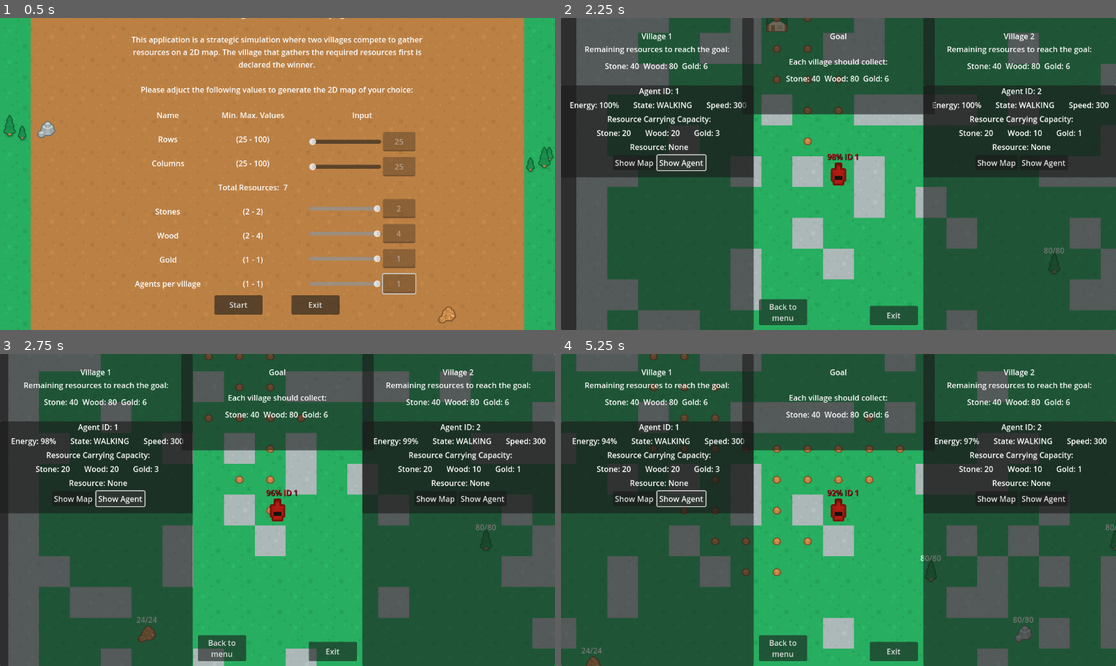
Above: before the commit, frames 1-4 (two rows, left to right).
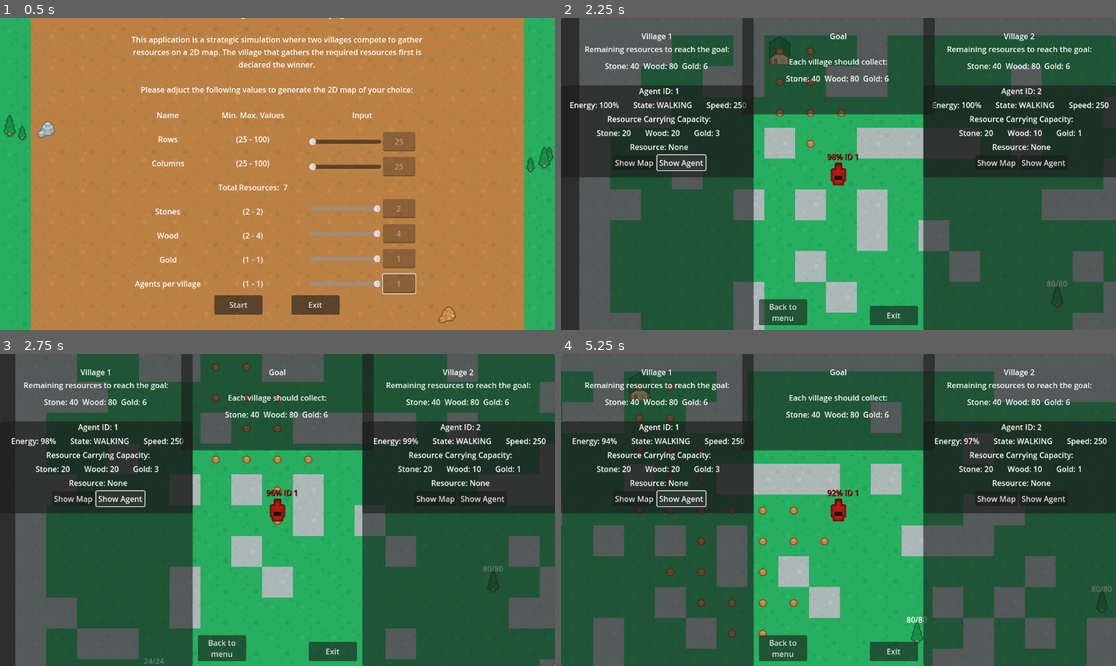
Above: after the commit, the same moments.

Repository: ApostolisSiampanis/intelligent-agents
Game: Godot game, scene res://scenes/input_screen.tscn
Same seed, same stepped clock (60 frames per second), same inputs: the game is played once before the commit and once after it.
Inputs:
- Up to frame 1 (0.5 s): no input
- Up to frame 2 (2.25 s): click "Start" at 0.5 s; click "Show Map" at 1.25 s; click "Show Agent" at 2 s
- Up to frame 3 (2.75 s): no input
- Up to frame 4 (5.25 s): click "Show Map" at 2.75 s; click "Show Agent" at 3.5 s; click "Show Map" at 4.25 s; click "Show Agent" at 5 s

Frame 1 is identical in both runs. In frame 2, 28% of the frame differs, in the area x 2-100%, y 0-100%; in frame 3, 26%; in frame 4, 30%, in the area x 0-100%, y 0-100%.

Commit message:
Update agent.gd
- Update speed values.
- Remove print statements.
- Check if energy value is negative number, set it to 0.

Diff:
--- a/scripts/agent.gd
+++ b/scripts/agent.gd
@@ -21,7 +21,7 @@
 		"""
 		energy_loss_value = 1 if bits[1] == "0" else 2
 		energy_gain_value = 5 if bits[2] == "0" else 10
-		speed = 300 if bits[3] == "0" else 350
+		speed = 250 if bits[3] == "0" else 300
 		gold_carry_capacity = 1 if get_carry_capacity_bits(Village.ResourceType.GOLD) == "0" else 3
 
 		var wood_bits = get_carry_capacity_bits(Village.ResourceType.WOOD)
@@ -127,7 +127,6 @@
 
 	current_state = State.DECIDING
 	choose_search_algorithm()
-	print("Agent is at x: " + str(position.x) + " y: " + str(position.y))
 
 func _physics_process(delta):
 	if current_state == State.IDLE || current_state == State.REFILLING: return
@@ -199,7 +198,6 @@
 func explore(current_tile_pos: Vector2i):
 	var next_tile_pos = not_visited.pop_front()
 
-	# TODO: Remove
 	if next_tile_pos == null:
 		change_goal(spawn_tile_type)
 		return
@@ -275,7 +273,6 @@
 
 		# Drop any carrying resources
 		if current_carrying_resource:
-			print("Drop resource: " + str(current_carrying_resource.quantity) + " " + str(current_carrying_resource.type))
 			game_manager.drop_resource(self)
 
 		# Check if agent needs to refill
@@ -352,7 +349,8 @@
 		if energy == MAX_ENERGY_LEVEL:
 			current_state = State.DECIDING
 	else:
-		energy -= chromosome.energy_loss_value
+		var new_energy := energy - chromosome.energy_loss_value
+		energy = 0 if new_energy < 0 else new_energy
 		if current_goal != spawn_tile_type && energy <= RETURN_TO_SPAWN_ENERGY_THRESHOLD:
 			change_goal(spawn_tile_type)
 
